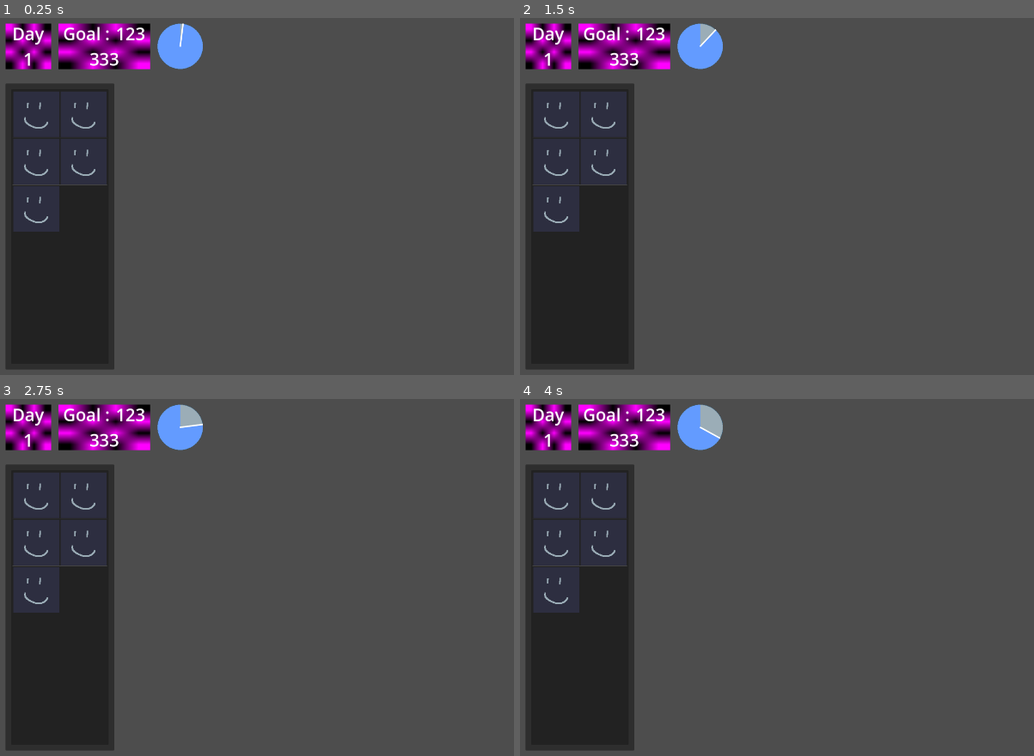
Above: before the commit, frames 1-4 (two rows, left to right).
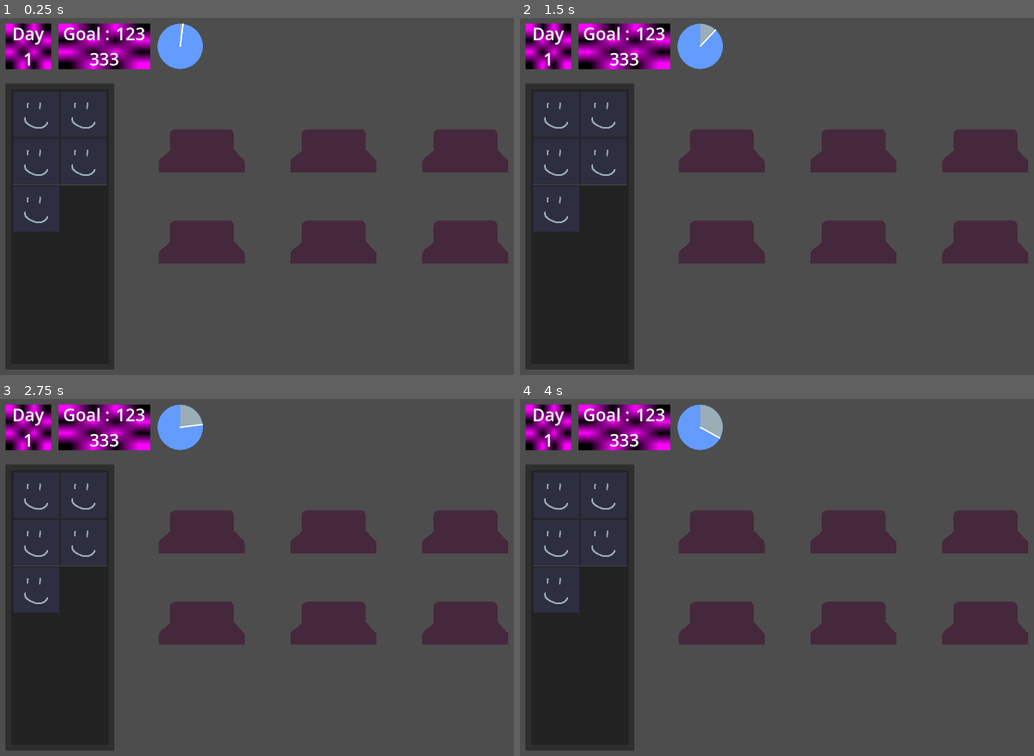
Above: after the commit, the same moments.

Repository: adiandrianto/GundamMaidCafe
Game: Godot game, scene res://Scenes/main_scene.tscn
The game is run twice, just before and just after one commit, with the same random seed, the same clock (stepped at 60 frames per second) and the same inputs.
Inputs:
- Up to frame 1 (0.25 s): no input
- Up to frame 2 (1.5 s): tap Enter at 0.5 s
- Up to frame 3 (2.75 s): tap Space at 2 s
- Up to frame 4 (4 s): tap Enter at 2.75 s; tap Space at 3.5 s

The runs differ from the first frame. In frame 1, 10% of the frame differs, in the area x 30-99%, y 31-69%; in frame 2, 10%; in frame 3, 10%; in frame 4, 10%.

Commit message:
add table prefab

Diff:
--- /dev/null
+++ b/Resources/Levels/level_base.gd
@@ -0,0 +1,7 @@
+extends Node
+class_name LevelRes
+
+@export var level: int
+@export var total_table: int
+@export var total_goal: int
+@export var level_duration: float #berapa detik waktunya
--- /dev/null
+++ b/Scenes/Prefabs/level.gd
@@ -0,0 +1,3 @@
+extends Node
+
+@export var level: LevelRes
--- a/Scenes/Prefabs/table.tscn
+++ b/Scenes/Prefabs/table.tscn
@@ -1,3 +1,25 @@
 [gd_scene format=3 uid="uid://caad16wajmi5r"]
 
-[node name="Table" type="Node2D" unique_id=726679584]
+[ext_resource type="Script" uid="uid://j03vy0mxoci0" path="res://Scripts/table.gd" id="1_qieex"]
+[ext_resource type="Texture2D" uid="uid://lf3lhc7av7y3" path="res://Assets/Visual/Table/table.png" id="2_0wqgb"]
+
+[node name="Table" type="Control" unique_id=1867058605]
+custom_minimum_size = Vector2(240, 128)
+layout_mode = 3
+anchors_preset = 0
+script = ExtResource("1_qieex")
+
+[node name="TextureRect" type="TextureRect" parent="." unique_id=1014653670]
+layout_mode = 0
+offset_right = 240.0
+offset_bottom = 128.0
+pivot_offset_ratio = Vector2(0.5, 0.5)
+texture = ExtResource("2_0wqgb")
+
+[node name="MaidSpot" type="Marker2D" parent="." unique_id=383507012]
+unique_name_in_owner = true
+position = Vector2(77, 70)
+
+[node name="CustomerSpot" type="Marker2D" parent="." unique_id=1390835832]
+unique_name_in_owner = true
+position = Vector2(165, 69)
--- a/Scenes/main_scene.tscn
+++ b/Scenes/main_scene.tscn
@@ -2,10 +2,12 @@
 
 [ext_resource type="Theme" uid="uid://b56wnyk2vvkky" path="res://Resources/ui_typography.tres" id="1_iacmt"]
 [ext_resource type="Texture2D" uid="uid://bwewcyswgkccw" path="res://Assets/Visual/Timer/under.png" id="2_6ev3c"]
+[ext_resource type="Script" uid="uid://djukkam3b3ipd" path="res://Scenes/Prefabs/level.gd" id="2_huasi"]
 [ext_resource type="Texture2D" uid="uid://bv8g2acg7rq5h" path="res://Assets/Visual/Gundam/portrait_placeholder.png" id="2_maf8m"]
 [ext_resource type="Texture2D" uid="uid://gqrwyfcrtey5" path="res://Assets/Visual/Timer/progress.png" id="3_maf8m"]
 [ext_resource type="Script" uid="uid://bd0silew467al" path="res://Scripts/timer.gd" id="4_huasi"]
 [ext_resource type="Texture2D" uid="uid://drop2d8nm5yea" path="res://Assets/Visual/Timer/over.png" id="5_m1efj"]
+[ext_resource type="PackedScene" uid="uid://caad16wajmi5r" path="res://Scenes/Prefabs/table.tscn" id="7_maf8m"]
 
 [sub_resource type="PlaceholderTexture2D" id="PlaceholderTexture2D_2ia5b"]
 size = Vector2(128, 128)
@@ -13,7 +15,7 @@
 [sub_resource type="PlaceholderTexture2D" id="PlaceholderTexture2D_52fb6"]
 size = Vector2(256, 128)
 
-[node name="MainScene" type="Control" unique_id=1820310275]
+[node name="Level" type="Control" unique_id=1820310275]
 layout_mode = 3
 anchors_preset = 15
 anchor_right = 1.0
@@ -21,6 +23,7 @@
 grow_horizontal = 2
 grow_vertical = 2
 theme = ExtResource("1_iacmt")
+script = ExtResource("2_huasi")
 
 [node name="BG" type="Control" parent="." unique_id=874234324]
 layout_mode = 1
@@ -31,26 +34,31 @@
 grow_vertical = 2
 metadata/_edit_lock_ = true
 
-[node name="MaidList" type="MarginContainer" parent="." unique_id=2088886791]
+[node name="UI" type="Control" parent="." unique_id=935409973]
+anchors_preset = 0
+offset_right = 40.0
+offset_bottom = 40.0
+
+[node name="MaidList" type="MarginContainer" parent="UI" unique_id=2088886791]
 layout_mode = 1
 offset_right = 336.0
-offset_bottom = 832.0
+offset_bottom = 1032.0
 theme_override_constants/margin_left = 32
 theme_override_constants/margin_top = 200
 theme_override_constants/margin_bottom = 32
 
-[node name="MaidListPanel" type="PanelContainer" parent="MaidList" unique_id=1294003327]
+[node name="MaidListPanel" type="PanelContainer" parent="UI/MaidList" unique_id=1294003327]
 custom_minimum_size = Vector2(200, 800)
 layout_mode = 2
 
-[node name="MarginContainer" type="MarginContainer" parent="MaidList/MaidListPanel" unique_id=539526337]
+[node name="MarginContainer" type="MarginContainer" parent="UI/MaidList/MaidListPanel" unique_id=539526337]
 layout_mode = 2
 theme_override_constants/margin_left = 16
 theme_override_constants/margin_top = 16
 theme_override_constants/margin_right = 16
 theme_override_constants/margin_bottom = 16
 
-[node name="ItemList" type="ItemList" parent="MaidList/MaidListPanel/MarginContainer" unique_id=657498090]
+[node name="ItemList" type="ItemList" parent="UI/MaidList/MaidListPanel/MarginContainer" unique_id=657498090]
 layout_mode = 2
 auto_width = true
 item_count = 5
@@ -61,47 +69,47 @@
 item_3/icon = ExtResource("2_maf8m")
 item_4/icon = ExtResource("2_maf8m")
 
-[node name="UpperContainer" type="MarginContainer" parent="." unique_id=1126750196]
-layout_mode = 1
-offset_right = 64.0
-offset_bottom = 64.0
+[node name="UpperContainer" type="MarginContainer" parent="UI" unique_id=1126750196]
+layout_mode = 1
+offset_right = 584.0
+offset_bottom = 160.0
 theme_override_constants/margin_left = 32
 theme_override_constants/margin_top = 32
 
-[node name="HBoxContainer" type="HBoxContainer" parent="UpperContainer" unique_id=627021523]
+[node name="HBoxContainer" type="HBoxContainer" parent="UI/UpperContainer" unique_id=627021523]
 layout_mode = 2
 theme_override_constants/separation = 20
 
-[node name="DayTexture" type="TextureRect" parent="UpperContainer/HBoxContainer" unique_id=1468314356]
+[node name="DayTexture" type="TextureRect" parent="UI/UpperContainer/HBoxContainer" unique_id=1468314356]
 layout_mode = 2
 texture = SubResource("PlaceholderTexture2D_2ia5b")
 
-[node name="VBoxContainer" type="VBoxContainer" parent="UpperContainer/HBoxContainer/DayTexture" unique_id=1790414617]
-layout_mode = 1
-anchors_preset = 15
-anchor_right = 1.0
-anchor_bottom = 1.0
-grow_horizontal = 2
-grow_vertical = 2
-
-[node name="Label" type="Label" parent="UpperContainer/HBoxContainer/DayTexture/VBoxContainer" unique_id=142163728]
+[node name="VBoxContainer" type="VBoxContainer" parent="UI/UpperContainer/HBoxContainer/DayTexture" unique_id=1790414617]
+layout_mode = 1
+anchors_preset = 15
+anchor_right = 1.0
+anchor_bottom = 1.0
+grow_horizontal = 2
+grow_vertical = 2
+
+[node name="Label" type="Label" parent="UI/UpperContainer/HBoxContainer/DayTexture/VBoxContainer" unique_id=142163728]
 layout_mode = 2
 size_flags_horizontal = 4
 size_flags_vertical = 6
 text = "Day"
 
-[node name="DayLabel" type="Label" parent="UpperContainer/HBoxContainer/DayTexture/VBoxContainer" unique_id=538932913]
+[node name="DayLabel" type="Label" parent="UI/UpperContainer/HBoxContainer/DayTexture/VBoxContainer" unique_id=538932913]
 unique_name_in_owner = true
 layout_mode = 2
 size_flags_horizontal = 4
 size_flags_vertical = 6
 text = "1"
 
-[node name="Goal" type="TextureRect" parent="UpperContainer/HBoxContainer" unique_id=1389141441]
+[node name="Goal" type="TextureRect" parent="UI/UpperContainer/HBoxContainer" unique_id=1389141441]
 layout_mode = 2
 texture = SubResource("PlaceholderTexture2D_52fb6")
 
-[node name="VBoxContainer" type="VBoxContainer" parent="UpperContainer/HBoxContainer/Goal" unique_id=683685058]
+[node name="VBoxContainer" type="VBoxContainer" parent="UI/UpperContainer/HBoxContainer/Goal" unique_id=683685058]
 layout_mode = 1
 anchors_preset = 15
 anchor_right = 1.0
@@ -110,29 +118,29 @@
 grow_vertical = 2
 alignment = 1
 
-[node name="HBoxContainer" type="HBoxContainer" parent="UpperContainer/HBoxContainer/Goal/VBoxContainer" unique_id=567597413]
-layout_mode = 2
-size_flags_horizontal = 4
-size_flags_vertical = 6
-
-[node name="Label" type="Label" parent="UpperContainer/HBoxContainer/Goal/VBoxContainer/HBoxContainer" unique_id=2088499103]
+[node name="HBoxContainer" type="HBoxContainer" parent="UI/UpperContainer/HBoxContainer/Goal/VBoxContainer" unique_id=567597413]
+layout_mode = 2
+size_flags_horizontal = 4
+size_flags_vertical = 6
+
+[node name="Label" type="Label" parent="UI/UpperContainer/HBoxContainer/Goal/VBoxContainer/HBoxContainer" unique_id=2088499103]
 layout_mode = 2
 text = "Goal : "
 
-[node name="GoalLabel" type="Label" parent="UpperContainer/HBoxContainer/Goal/VBoxContainer/HBoxContainer" unique_id=787618044]
+[node name="GoalLabel" type="Label" parent="UI/UpperContainer/HBoxContainer/Goal/VBoxContainer/HBoxContainer" unique_id=787618044]
 unique_name_in_owner = true
 layout_mode = 2
 theme = ExtResource("1_iacmt")
 text = "123"
 
-[node name="IncomeLabel" type="Label" parent="UpperContainer/HBoxContainer/Goal/VBoxContainer" unique_id=443870063]
+[node name="IncomeLabel" type="Label" parent="UI/UpperContainer/HBoxContainer/Goal/VBoxContainer" unique_id=443870063]
 unique_name_in_owner = true
 layout_mode = 2
 size_flags_horizontal = 4
 size_flags_vertical = 6
 text = "333"
 
-[node name="TimerProgress" type="TextureProgressBar" parent="UpperContainer/HBoxContainer" unique_id=821193855]
+[node name="TimerProgress" type="TextureProgressBar" parent="UI/UpperContainer/HBoxContainer" unique_id=821193855]
 layout_mode = 2
 value = 7.0
 fill_mode = 5
@@ -140,7 +148,7 @@
 texture_progress = ExtResource("3_maf8m")
 script = ExtResource("4_huasi")
 
-[node name="JarumJam" type="TextureRect" parent="UpperContainer/HBoxContainer/TimerProgress" unique_id=317627819]
+[node name="JarumJam" type="TextureRect" parent="UI/UpperContainer/HBoxContainer/TimerProgress" unique_id=317627819]
 unique_name_in_owner = true
 layout_mode = 1
 anchors_preset = 8
@@ -158,7 +166,48 @@
 pivot_offset_ratio = Vector2(0.5, 0.5)
 texture = ExtResource("5_m1efj")
 
-[node name="Timer" type="Timer" parent="UpperContainer/HBoxContainer/TimerProgress" unique_id=407583532]
+[node name="Timer" type="Timer" parent="UI/UpperContainer/HBoxContainer/TimerProgress" unique_id=407583532]
 wait_time = 12.0
 one_shot = true
 autostart = true
+
+[node name="TableContainer" type="Control" parent="." unique_id=1944359191]
+layout_mode = 1
+anchors_preset = 15
+anchor_right = 1.0
+anchor_bottom = 1.0
+grow_horizontal = 2
+grow_vertical = 2
+
+[node name="MarginContainer" type="MarginContainer" parent="TableContainer" unique_id=1365365625]
+layout_mode = 0
+offset_right = 40.0
+offset_bottom = 40.0
+theme_override_constants/margin_left = 460
+theme_override_constants/margin_top = 320
+
+[node name="GridContainer" type="GridContainer" parent="TableContainer/MarginContainer" unique_id=1177323165]
+custom_minimum_size = Vector2(720, 0)
+layout_mode = 2
+size_flags_horizontal = 0
+theme_override_constants/h_separation = 128
+theme_override_constants/v_separation = 128
+columns = 3
+
+[node name="Table" parent="TableContainer/MarginContainer/GridContainer" unique_id=726679584 instance=ExtResource("7_maf8m")]
+layout_mode = 2
+
+[node name="Table2" parent="TableContainer/MarginContainer/GridContainer" unique_id=80726755 instance=ExtResource("7_maf8m")]
+layout_mode = 2
+
+[node name="Table3" parent="TableContainer/MarginContainer/GridContainer" unique_id=1867058605 instance=ExtResource("7_maf8m")]
+layout_mode = 2
+
+[node name="Table4" parent="TableContainer/MarginContainer/GridContainer" unique_id=297247139 instance=ExtResource("7_maf8m")]
+layout_mode = 2
+
+[node name="Table5" parent="TableContainer/MarginContainer/GridContainer" unique_id=264422529 instance=ExtResource("7_maf8m")]
+layout_mode = 2
+
+[node name="Table6" parent="TableContainer/MarginContainer/GridContainer" unique_id=1283241818 instance=ExtResource("7_maf8m")]
+layout_mode = 2
--- /dev/null
+++ b/Scripts/table.gd
@@ -0,0 +1,4 @@
+extends Node2D
+
+@onready var maid_spot: Marker2D = %MaidSpot
+@onready var customer_spot: Marker2D = %CustomerSpot
Binary file added: Assets/Visual/Cutomer/customer_placeholder-export.png
Not shown, added: Assets/Visual/Cutomer/customer_placeholder-export.png.import
Binary file added: Assets/Visual/Cutomer/customer_placeholder.png
Not shown, added: Assets/Visual/Cutomer/customer_placeholder.png.import
Binary file added: Assets/Visual/Gundam/maid_placeholder-export.png
Not shown, added: Assets/Visual/Gundam/maid_placeholder-export.png.import
Binary file added: Assets/Visual/Gundam/maid_placeholder.png
Not shown, added: Assets/Visual/Gundam/maid_placeholder.png.import
Binary file added: Assets/Visual/Table/table.png
Not shown, added: Assets/Visual/Table/table.png.import
Not shown, added: Resources/Levels/level_base.gd.uid
Not shown, added: Scenes/Prefabs/level.gd.uid
(and 1 more such lines)
